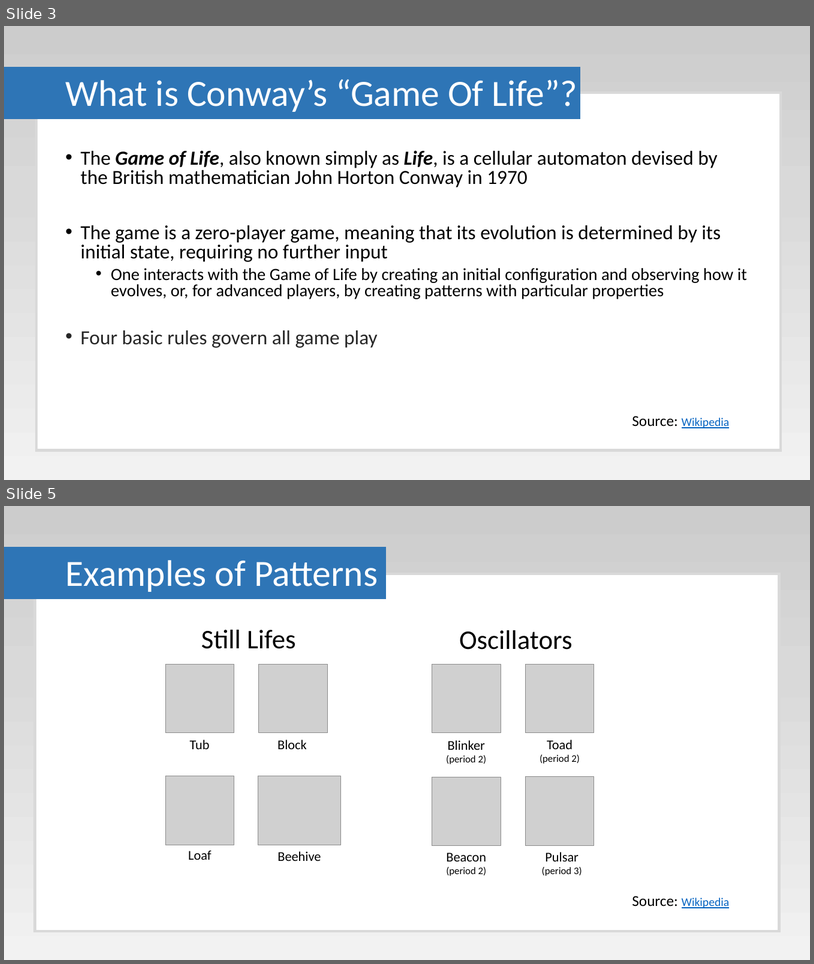
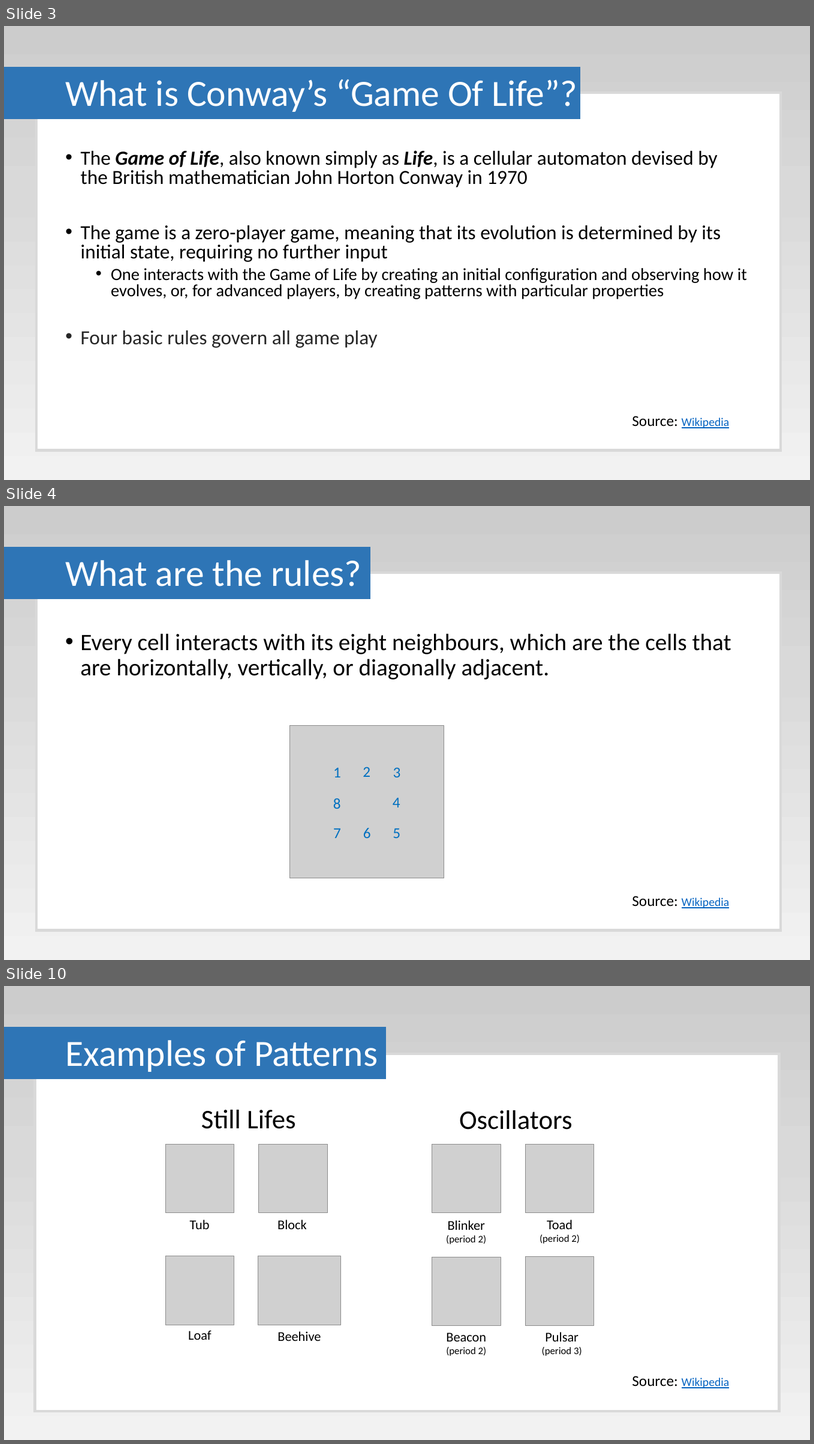
Before and after one commit to Paul-Hadfield/GameOfLife-Talk, a slide deck: Game Of Life Presentation.pptx. Shown one above the other, each under a label of ours: slides 3 and 5 before the commit, slides 3, 4 and 10 after it; the slides between them are not shown. The pictures are 814x964 and 814x1444 pixels, drawn with LibreOffice and Linux fonts; fonts in the diff are those of the drawing; grey boxes stand for pictures. Boxes give left, top, right and bottom in pixels: in the first picture for what was removed or moved away, otherwise in the second. Text is boxed around its words. In the diff, an @@ line names an element or a change of style, - is before the commit and + after.

```diff
--- a/Game Of Life Presentation.pptx
+++ b/Game Of Life Presentation.pptx
@@ slide 4 added at (x1=4, y1=506, x2=810, y2=960), background gradient #CCCCCC to #D9D9D9 to #F2F2F2 @@
@@ rectangle added at (x1=4, y1=547, x2=370, y2=598), fill #2E75B6, outline #2E75B6 1 pt @@
@@ rectangle added at (x1=36, y1=573, x2=782, y2=930), fill #FFFFFF, outline #D9D9D9 3 pt @@
@@ title added at (x1=65, y1=560, x2=362, y2=586), 44 pt, text #FFFFFF @@
+What are the rules?
@@ text added at (x1=80, y1=633, x2=732, y2=679), 28 pt, text #000000 @@
+• Every cell interacts with its eight neighbours, which are the cells that are horizontally, vertically, or diagonally adjacent.
@@ picture added at (x1=290, y1=726, x2=444, y2=878) @@
@@ text added at (x1=333, y1=767, x2=341, y2=777), 18 pt, text #0070C0 @@
+1
@@ text added at (x1=363, y1=766, x2=371, y2=777), 18 pt, text #0070C0 @@
+2
@@ text added at (x1=393, y1=767, x2=401, y2=777), 18 pt, text #0070C0 @@
+3
@@ text added at (x1=333, y1=798, x2=341, y2=808), 18 pt, text #0070C0 @@
+8
@@ text added at (x1=393, y1=798, x2=401, y2=807), 18 pt, text #0070C0 @@
+4
@@ text added at (x1=333, y1=828, x2=341, y2=838), 18 pt, text #0070C0 @@
+7
@@ text added at (x1=363, y1=828, x2=371, y2=838), 18 pt, text #0070C0 @@
+6
@@ text added at (x1=393, y1=828, x2=401, y2=838), 18 pt, text #0070C0 @@
+5
@@ text added at (x1=632, y1=895, x2=730, y2=908), 14 pt, text #0563C1, underline @@
+Source: Wikipedia
@@ what was slide 5 is now slide 10 @@
```
Also in this commit, not shown: 9 slides changed, 18 other slides added, 1 slide removed.
